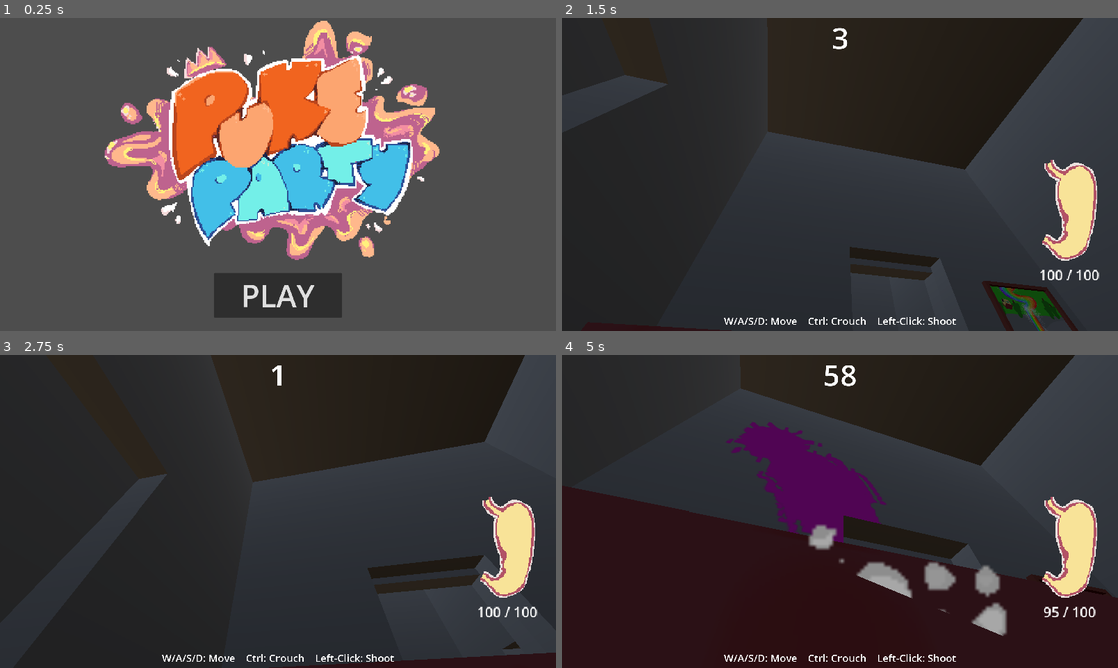
Above: before the commit, frames 1-4 (two rows, left to right).
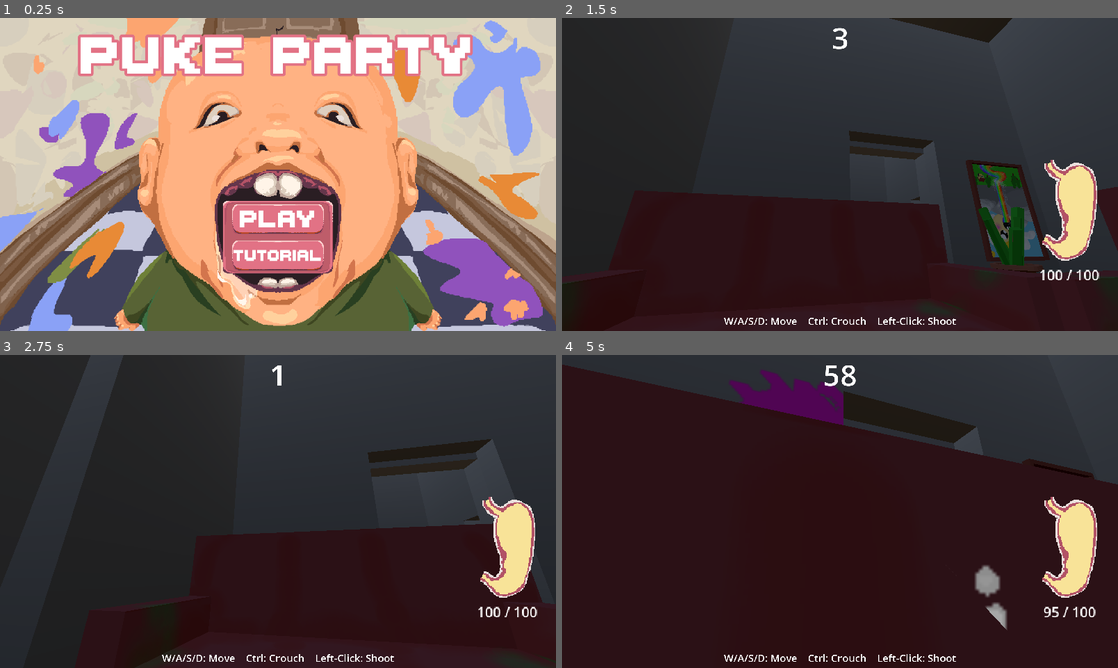
Above: after the commit, the same moments.

Repository: Tihusphere/Puke-Party
Game: Godot game, scene res://Scenes/UI/MainMenu.tscn
Same seed, same stepped clock (60 frames per second), same inputs: the game is played once before the commit and once after it. Before the commit the project starts from res://Scenes/Screens/title.tscn.
Inputs (mouse positions are in pixels of both pictures, inside the frame that each line leads up to):
- Up to frame 1 (0.25 s): no input
- Up to frame 2 (1.5 s): click "PLAY" at 0.5 s; tap Enter at 1.25 s; move the mouse to (867, 174) at 1.27 s; press the mouse at (867, 174) at 1.28 s; hold W (forward) from 1.28 s (still down)
- Up to frame 3 (2.75 s): keep holding W (forward); tap Space (jump) at 1.52, 1.55, 1.82, 2, 2.1, 2.27, 2.57 s; move the mouse to (250, 511) at 2.02 s; release the mouse at (250, 511) at 2.03 s; click (250, 511) at 2.3 s
- Up to frame 4 (5 s): keep holding W (forward); move the mouse to (851, 505) at 2.77 s; hold Ctrl (crawl) 2.78-3.53 s; tap Space (jump) at 3.05, 3.77, 4.07, 4.52, 4.55, 4.82 s; move the mouse to (834, 517) at 3.52 s; click (834, 517) at 3.6 s; move the mouse to (878, 514) at 4.27 s; press the mouse at (878, 514) at 4.28 s

The runs differ from the first frame. In frame 1, 85% of the frame differs, in the area x 0-100%, y 0-100%; in frame 2, 44%; in frame 3, 37%; in frame 4, 41%.

Commit message:
assigned start screen

Diff:
--- a/Scenes/UI/MainMenu.tscn
+++ b/Scenes/UI/MainMenu.tscn
@@ -260,6 +260,7 @@
 
 [connection signal="mouse_entered" from="MenuPanel/MarginContainer/VBoxContainer/ButtonPlay" to="MenuPanel/MarginContainer/VBoxContainer/ButtonPlay/RichTextLabel/AnimationPlayer" method="play" binds= ["hover"]]
 [connection signal="mouse_exited" from="MenuPanel/MarginContainer/VBoxContainer/ButtonPlay" to="MenuPanel/MarginContainer/VBoxContainer/ButtonPlay/RichTextLabel/AnimationPlayer" method="play" binds= ["RESET"]]
+[connection signal="pressed" from="MenuPanel/MarginContainer/VBoxContainer/ButtonPlay" to="." method="_on_button_play_pressed"]
 [connection signal="mouse_entered" from="MenuPanel/MarginContainer/VBoxContainer/ButtonExit" to="MenuPanel/MarginContainer/VBoxContainer/ButtonExit/RichTextLabel/AnimationPlayer" method="play" binds= ["hover_exit"]]
 [connection signal="mouse_exited" from="MenuPanel/MarginContainer/VBoxContainer/ButtonExit" to="MenuPanel/MarginContainer/VBoxContainer/ButtonExit/RichTextLabel/AnimationPlayer" method="play" binds= ["reset_exit"]]
 [connection signal="ready" from="MenuPanel/MarginContainer/VBoxContainer/ButtonExit" to="MenuPanel/MarginContainer/VBoxContainer/ButtonExit/RichTextLabel/AnimationPlayer" method="play" binds= ["reset_exit"]]
--- a/Scenes/UI/main_menu.gd
+++ b/Scenes/UI/main_menu.gd
@@ -6,6 +6,5 @@
 func _ready() -> void:
 	pass
 
-
-func play(extra_arg_0: String) -> void:
-	pass # Replace with function body.
+func _on_button_play_pressed() -> void:
+	get_tree().change_scene_to_file("res://Scenes/map_generator.tscn")
--- a/project.godot
+++ b/project.godot
@@ -15,7 +15,7 @@
 [application]
 
 config/name="PukeParty"
-run/main_scene="uid://e2mjybu8fc5i"
+run/main_scene="uid://cwmi00q101cxo"
 config/features=PackedStringArray("4.7", "GL Compatibility")
 config/icon="res://icon.svg"
 
